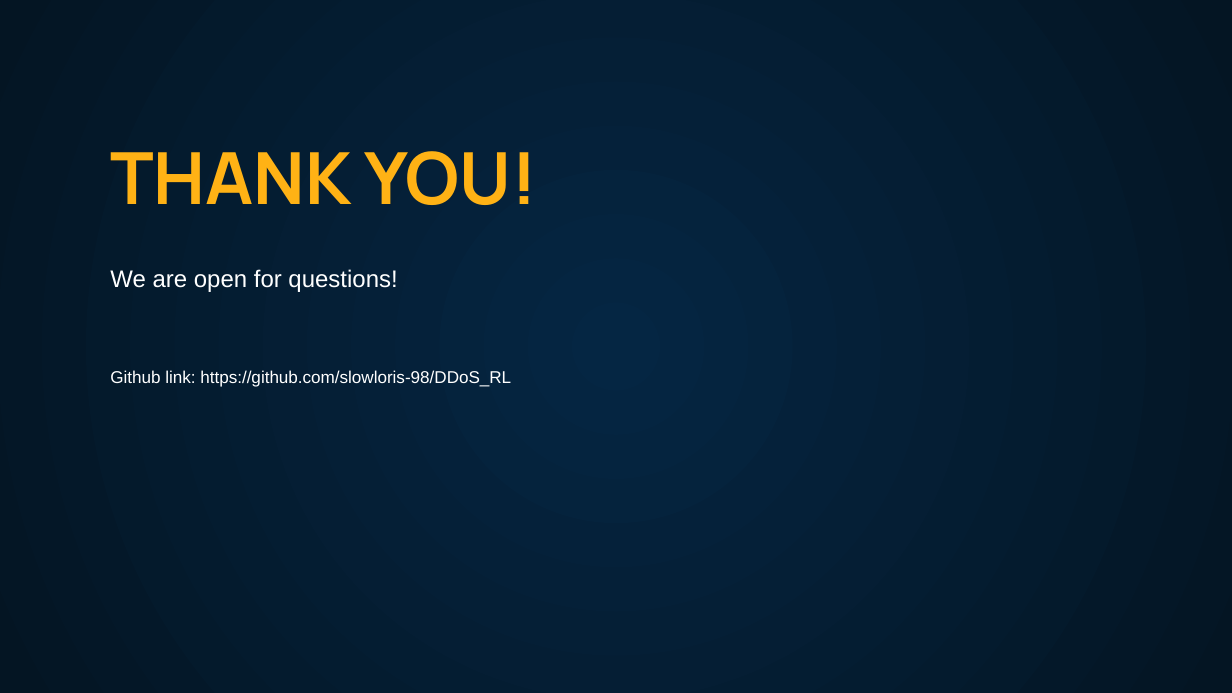
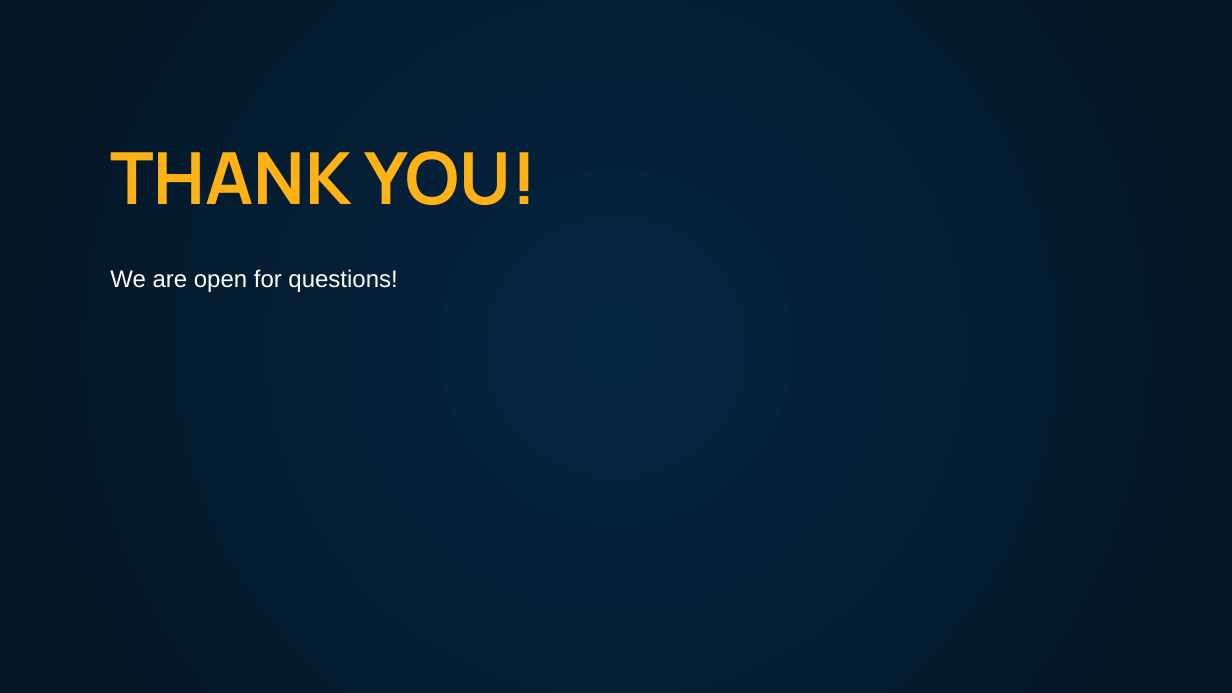
Before and after one commit to slowloris-98/DDoS_RL, a slide deck: slide 20 of CS258_Project_presentation.pptx (slide 18 before the commit). Drawn at 1232x693 pixels with LibreOffice and Linux fonts; fonts in the diff are those of the drawing. Boxes give left, top, right and bottom in pixels: in the first picture for what was removed or moved away, otherwise in the second. Text is boxed around its words. In the diff, an @@ line names an element or a change of style, - is before the commit and + after.

```diff
--- a/CS258_Project_presentation.pptx
+++ b/CS258_Project_presentation.pptx
@@ text removed at (110,370,511,387) @@
-Github link: https://github.com/slowloris-98/DDoS_RL
```
Also in this commit, not shown: 4 other slides changed, 2 slides added, 2 other files.
